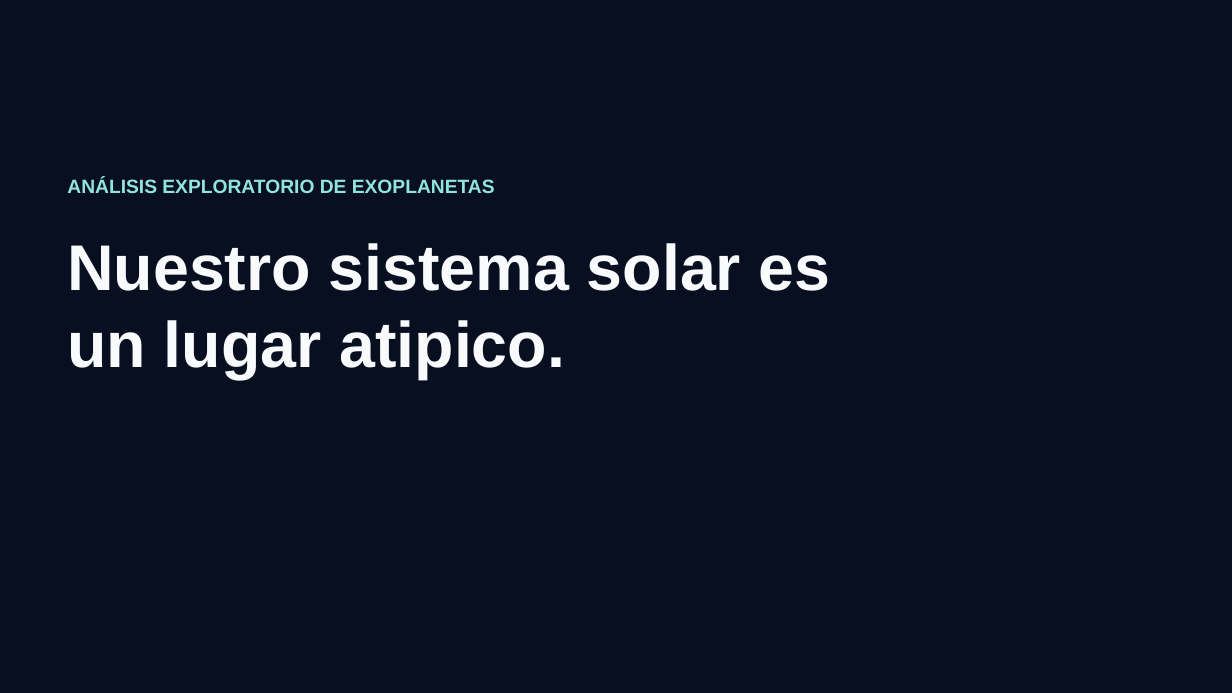
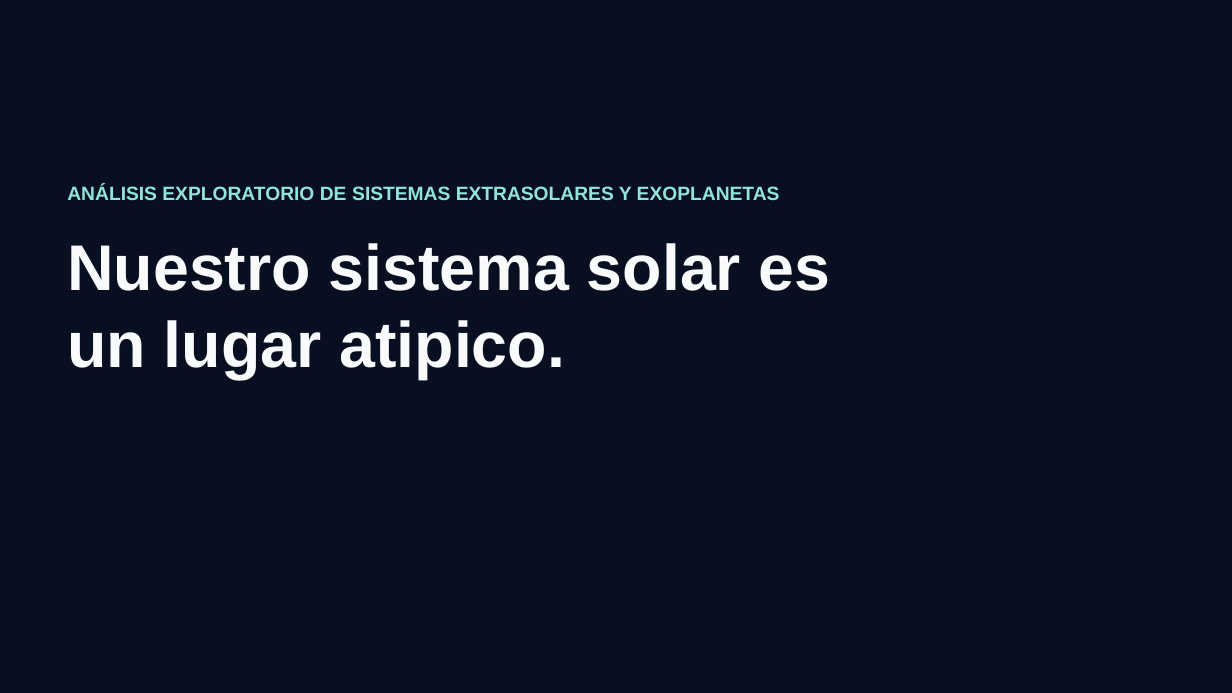
Before and after one commit to AitorMasa/Exoplanetas-y-sistemas-extrasolares, a slide deck: slide 1 of presentacion/Plantilla_Exoplanetas.pptx. Drawn at 1232x693 pixels with LibreOffice and Linux fonts; fonts in the diff are those of the drawing; background and template pictures are left out. Boxes give left, top, right and bottom in pixels: in the first picture for what was removed or moved away, otherwise in the second. Text is boxed around its words. In the diff, an @@ line names an element or a change of style, - is before the commit and + after.

```diff
--- a/presentacion/Plantilla_Exoplanetas.pptx
+++ b/presentacion/Plantilla_Exoplanetas.pptx
@@ text at (x1=67, y1=185, x2=780, y2=200): text changed @@
-ANÁLISIS EXPLORATORIO DE EXOPLANETAS
+ANÁLISIS EXPLORATORIO DE SISTEMAS EXTRASOLARES Y EXOPLANETAS
```
Also in this commit, not shown: 5 other slides changed, 9 other files.
